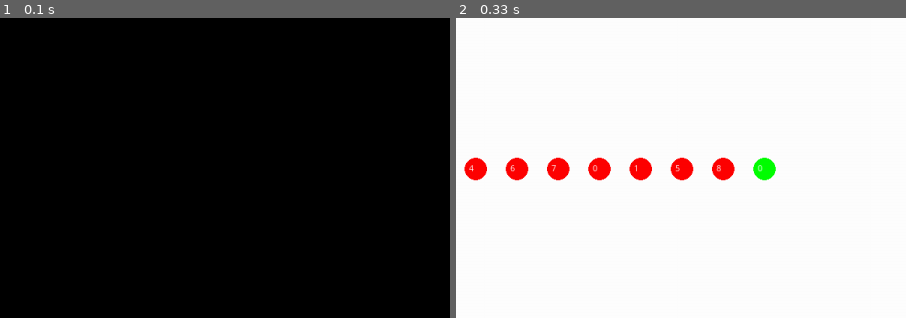
Above: before the commit, frames 1-2 (left to right).
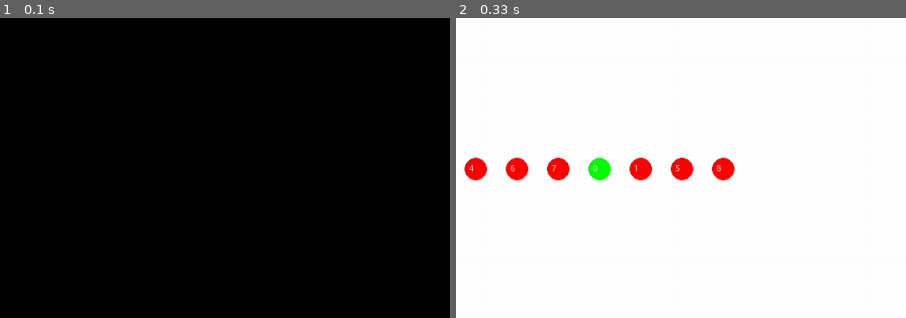
Above: after the commit, the same moments.

Repository: logularjason/gol
Game: pygame game, started from datingGame.py
Same seed, same stepped clock (60 frames per second), same inputs: the game is played once before the commit and once after it.
Inputs:
- Up to frame 1 (0.1 s): no input
- Up to frame 2 (0.33 s): no input
The pictures show only the part of the screen within x 18-68%, y 25-75%; the shares and areas given below are measured in that part.

Frame 1 is identical in both runs. In frame 2, 0.6% of the frame differs, in the area x 29-72%, y 46-55%.

Commit message:
working one times trial

Diff:
--- a/datingGame.py
+++ b/datingGame.py
@@ -9,7 +9,7 @@
 SCREEN_HEIGHT=800
 CANDIDATE_RADIUS=15
 FRAMES_PER_SECOND=10
-CANDIDATE_COUNT=10
+CANDIDATE_COUNT= 10
 SAMPLE_SIZE = 3
 #font = pg.font.Font(None, 32)
 pg.font.init()
@@ -58,14 +58,21 @@
 
     def bestAS(self):
         #AS stands for after sample
-        bestId = self.bestSample()
+        bestSample = self.bestSample()
+        bestId = bestSample
+        print('===> Best sample ID=', bestId)
         AScandidates = self.candidate[SAMPLE_SIZE:CANDIDATE_COUNT]
         for candidate in AScandidates:
             e = candidate.id
+            listIndex = self.candidate.index(candidate)
+            print('checking candidate=', e)
+            print('bestId before=', bestId)
             if (e < bestId):
                 bestId = e
-                if e > bestId:
-                    bestId = self.candidate(CANDIDATE_COUNT)
+                return bestId
+            elif listIndex == (CANDIDATE_COUNT - 1):
+                bestId = self.candidate[CANDIDATE_COUNT-1].id
+            print('bestId after=', bestId)
         return bestId
 
     def findCandidate(self, idToFind):
@@ -73,17 +80,20 @@
             if c.id == idToFind:
                 return c
 
-    def draw(self):
+    def calculateX(self, c):
+        index = self.candidate.index(c)
+        return 80 + index * 55
+
+    def draw(self, bestCandidate):
         y = 400
-        x = 80
         for cand in self.candidate[0:SAMPLE_SIZE]:
+            x = self.calculateX(cand)
             cand.draw("blue", x, y)
-            x = x + 55
         for cand in self.candidate[SAMPLE_SIZE:CANDIDATE_COUNT]:
+            x = self.calculateX(cand)
             cand.draw("red", x, y)
-            x = x + 55
-        bestCandidateId = self.bestAS()
-        bestCandidate = self.findCandidate(bestCandidateId)
+
+        x = self.calculateX(bestCandidate)
         bestCandidate.draw("green", x, y)
 
 
@@ -100,6 +110,9 @@
 
     candidateList = CandidateList(screen)
     random.shuffle(candidateList.candidate)
+    bestCandidateId = candidateList.bestAS()
+    bestCandidate = candidateList.findCandidate(bestCandidateId)
+    print('found candidate=', bestCandidate.id)
 
     while not done:
         # This limits the while loop to a max of n times per second.
@@ -107,7 +120,7 @@
         clock.tick(FRAMES_PER_SECOND)
 
         screen.fill("white")
-        candidateList.draw()
+        candidateList.draw(bestCandidate)
 
         # Tell pygame to swap its double-buffer (this paints the new frame)
         pg.display.flip()
